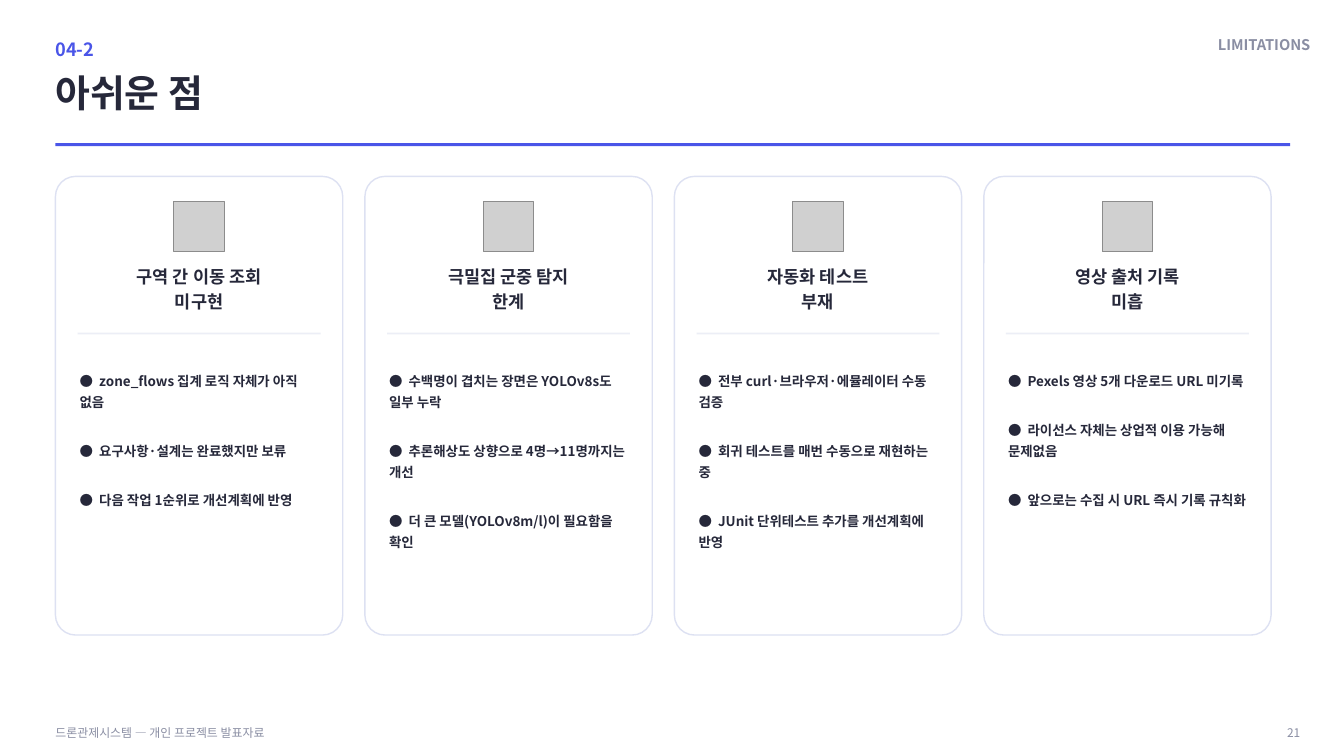
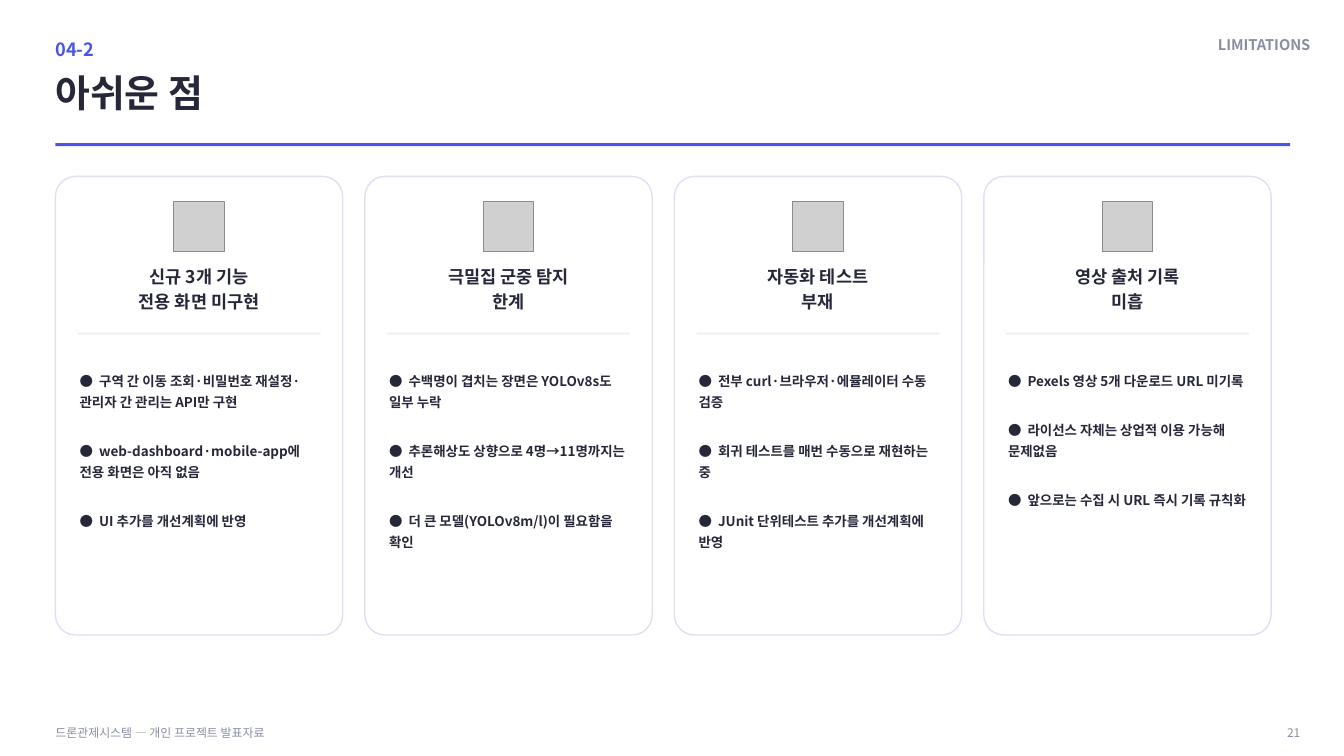
Before and after one commit to rlaeoaud7018/DroneControllSystemApp, a slide deck: slide 21 of docs/deliverables/발표자료.pptx. Drawn at 1344x756 pixels with LibreOffice and Linux fonts; fonts in the diff are those of the drawing; grey boxes stand for pictures; background and template pictures are left out. Boxes give left, top, right and bottom in pixels: in the first picture for what was removed or moved away, otherwise in the second. Text is boxed around its words. In the diff, an @@ line names an element or a change of style, - is before the commit and + after.

```diff
--- a/docs/deliverables/발표자료.pptx
+++ b/docs/deliverables/발표자료.pptx
@@ text at (139,268,259,310): text changed @@
-구역 간 이동 조회
-미구현
+신규 3개 기능
+전용 화면 미구현
@@ text at (80,374,300,528): text changed @@
-● zone_flows 집계 로직 자체가 아직 없음
-● 요구사항·설계는 완료했지만 보류
-● 다음 작업 1순위로 개선계획에 반영
+● 구역 간 이동 조회·비밀번호 재설정·관리자 간 관리는 API만 구현
+● web-dashboard·mobile-app에 전용 화면은 아직 없음
+● UI 추가를 개선계획에 반영
```
Also in this commit, not shown: 4 other slides changed, 3 other files.
